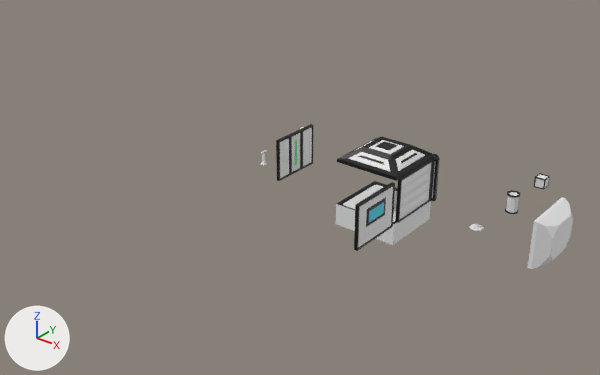
Before and after pictures for a commit that changed the FBX model Assets/Models/assets.fbx.
One viewpoint serves both versions: a camera (50 mm lens) standing at (35.1, -55.6, 33.0) and looking at (-6.4, -3.8, 0.9). Lighting does not change. The marker at lower left points along +X, +Y and +Z. The first picture is the older version. Where no turn or scale is listed for an object, it has been applied to the vertices.

In view in the first picture: 'Ceiling', 'Floor', 'WallAPU', 'WallDoor', 'WallSolid', 'WallWindow' and 7 more.
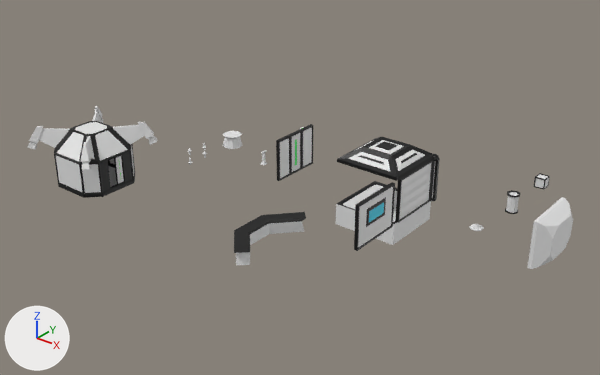
Changed parts and their boxes [x1, y1, x2, y2] in the pictures (600 x 375 px):
'Lander', added: after [28, 106, 157, 198]
    faces in mat_base_015 (white #e7e7e7): [28, 106, 157, 193]
    faces in mat_accent_014 (black #000000): [54, 121, 135, 198]
'Desk', added: after [234, 212, 306, 265]
    faces in mat_accent_013 (black #000000): [234, 212, 306, 253]
    faces in mat_base_014 (white #e7e7e7): [236, 221, 304, 265]
'Table', added: after [223, 131, 242, 149]
    faces in mat_base_017 (white #e7e7e7): [223, 131, 242, 149]
'LanderDoor', added: after [114, 155, 125, 185]
    faces in mat_base_016 (white #e7e7e7): [116, 156, 124, 183]

The change, as a list of edits to the scene's bpy script:
```text
Add mat_glow_006:
    mat_glow_006 = principled_material('glow.006')
    mat_glow_006.base_color = (0.00314, 0.801, 0.0)  # green #0ae700
Add mat_accent_015:
    mat_accent_015 = principled_material('accent.015')
    mat_accent_015.base_color = (0.0, 0.0, 0.0)  # black #000000
Add mat_base_016:
    mat_base_016 = principled_material('base.016')
    mat_base_016.base_color = (0.8, 0.8, 0.8)  # white #e7e7e7
Add mat_accent_014:
    mat_accent_014 = principled_material('accent.014')
    mat_accent_014.base_color = (0.0, 0.0, 0.0)  # black #000000
Add mat_base_015:
    mat_base_015 = principled_material('base.015')
    mat_base_015.base_color = (0.8, 0.8, 0.8)  # white #e7e7e7
Add mat_glow_005:
    mat_glow_005 = principled_material('glow.005')
    mat_glow_005.base_color = (0.0, 0.8, 0.00659)  # green #00e713
Add mat_glow_007:
    mat_glow_007 = principled_material('glow.007')
    mat_glow_007.base_color = (0.8, 0.8, 0.8)  # white #e7e7e7
Add mat_base_017:
    mat_base_017 = principled_material('base.017')
    mat_base_017.base_color = (0.8, 0.8, 0.8)  # white #e7e7e7
Add mat_base_014:
    mat_base_014 = principled_material('base.014')
    mat_base_014.base_color = (0.8, 0.8, 0.8)  # white #e7e7e7
Add mat_accent_013:
    mat_accent_013 = principled_material('accent.013')
    mat_accent_013.base_color = (0.0, 0.0, 0.0)  # black #000000
Add me_cube_031:
    me_cube_031.from_pydata(...)  # 24 vertices, 44 faces; spans x -0.07..0.08, y 0.0..0.84, z 0.45..3.16
    # faces by material slot: [16, 24, 4]
    me_cube_031.materials.append(mat_base_016)  # white #e7e7e7
    me_cube_031.materials.append(mat_accent_015)  # black #000000
    me_cube_031.materials.append(mat_glow_006)  # green #0ae700
Add me_cube_030:
    me_cube_030.from_pydata(...)  # 321 vertices, 630 faces; spans x -4.3..4.3, y -4.3..4.3, z 0.0..5.62
    # faces by material slot: [268, 354, 8]
    me_cube_030.materials.append(mat_base_015)  # white #e7e7e7
    me_cube_030.materials.append(mat_accent_014)  # black #000000
    me_cube_030.materials.append(mat_glow_005)  # green #00e713
Add me_cylinder_010:
    me_cylinder_010.from_pydata(...)  # 32 vertices, 60 faces; spans x -1.0..1.0, y -1.0..1.0, z -0.5..0.7
    # faces by material slot: [54, 6]
    me_cylinder_010.materials.append(mat_base_017)  # white #e7e7e7
    me_cylinder_010.materials.append(mat_glow_007)  # white #e7e7e7
Add me_cube_029:
    me_cube_029.from_pydata(...)  # 24 vertices, 44 faces; spans x -0.67..2.51, y -4.29..4.29, z 0.0..1.2
    # faces by material slot: [22, 22]
    me_cube_029.materials.append(mat_base_014)  # white #e7e7e7
    me_cube_029.materials.append(mat_accent_013)  # black #000000
Add ob_landerdoor:
    ob_landerdoor = bpy.data.objects.new('LanderDoor', me_cube_031)
    ob_landerdoor.location = (-20.15, -13.0, 0.0)
Add ob_lander:
    ob_lander = bpy.data.objects.new('Lander', me_cube_030)
    ob_lander.location = (-23.0, -13.0, 0.0)
Add ob_table:
    ob_table = bpy.data.objects.new('Table', me_cylinder_010)
    ob_table.location = (-19.0, 1.0, 0.5)
Add ob_desk:
    ob_desk = bpy.data.objects.new('Desk', me_cube_029)
    ob_desk.location = (-4.5, -12.0, 0.0)
```
